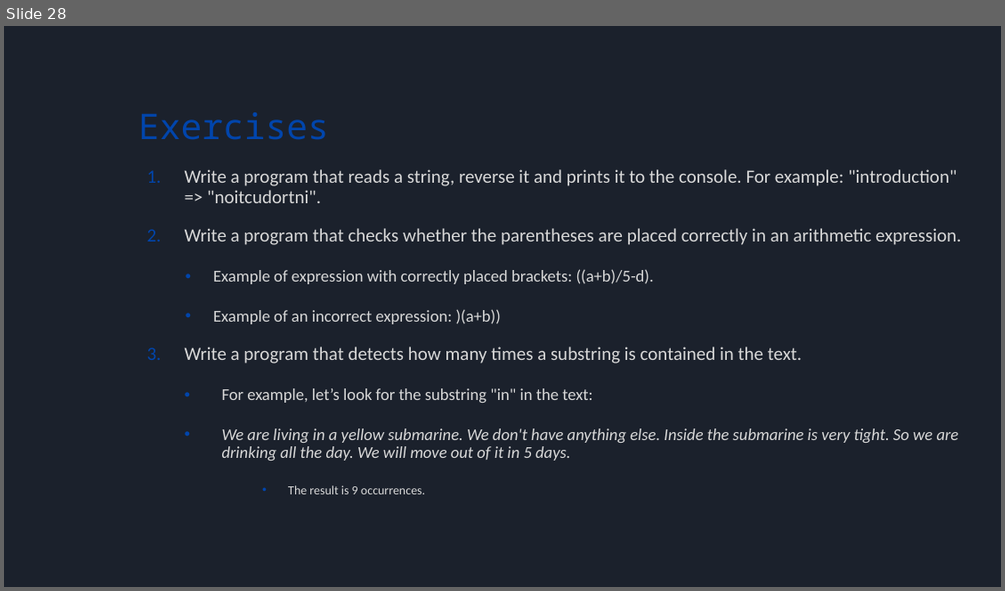
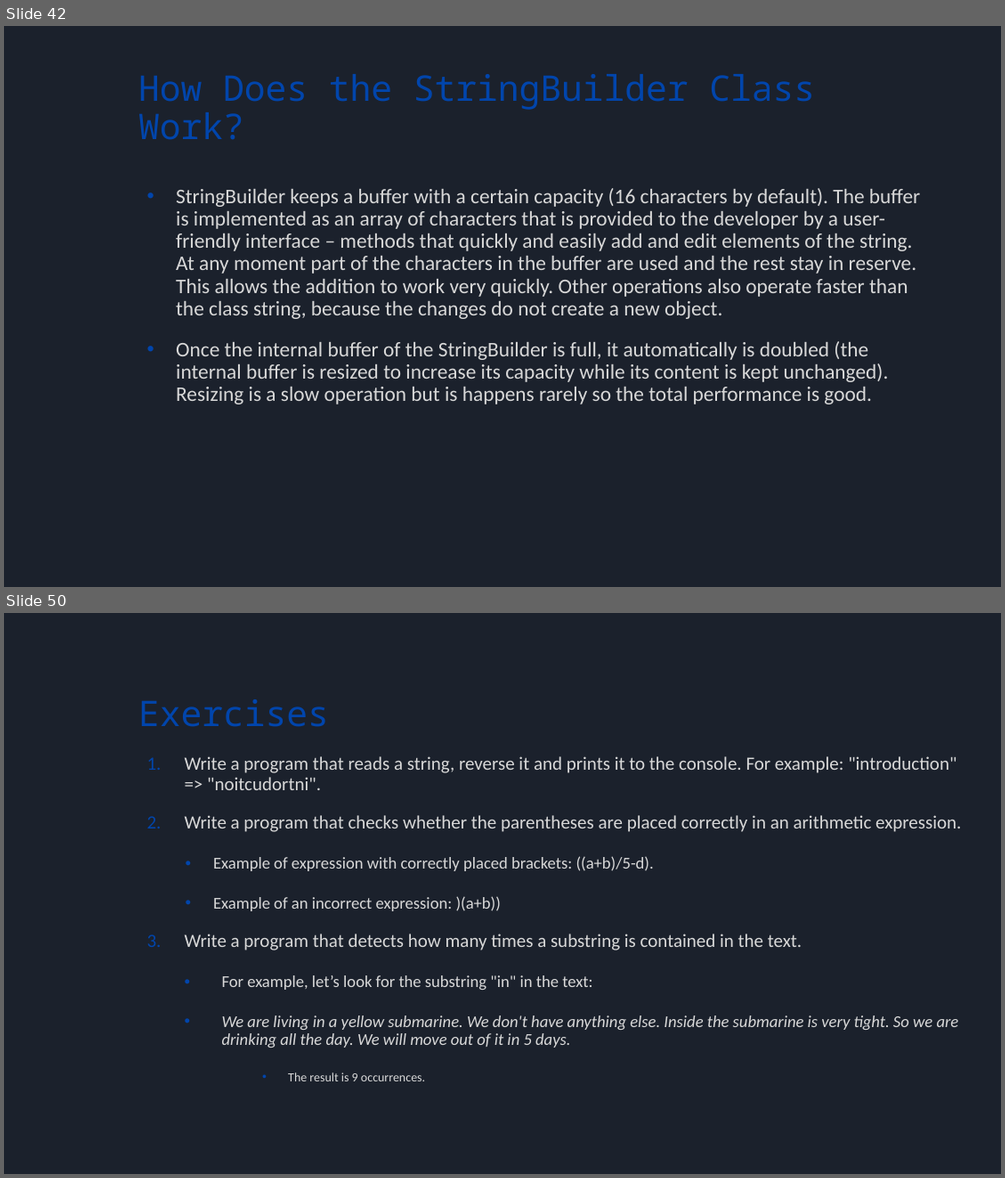
Before and after one commit to bulhard/Principles_Of_Programming, a slide deck: _Presentations/02 Working with strings and texts.pptx. Shown one above the other, each under a label of ours: slide 28 before the commit, slides 42 and 50 after it; the slides between them are not shown. The pictures are 1005x591 and 1005x1178 pixels, drawn with LibreOffice and Linux fonts; fonts in the diff are those of the drawing. Boxes give left, top, right and bottom in pixels: in the first picture for what was removed or moved away, otherwise in the second. Text is boxed around its words. In the diff, an @@ line names an element or a change of style, - is before the commit and + after.

```diff
--- a/_Presentations/02 Working with strings and texts.pptx
+++ b/_Presentations/02 Working with strings and texts.pptx
@@ slide 42 added at (4,26,1001,587), background #1B212C @@
@@ title added at (138,74,815,140), 34 pt, text #0145AC @@
+How Does the StringBuilder Class Work?
@@ text added at (176,188,920,404), 20 pt, text #D8D8D8 @@
+• StringBuilder keeps a buffer with a certain capacity (16 characters by default). The buffer is implemented as an array of characters that is provided to the developer by a user-friendly interface – methods that quickly and easily add and edit elements of the string. At any moment part of the characters in the buffer are used and the rest stay in reserve. This allows the addition to work very quickly. Other operations also operate faster than the class string, because the changes do not create a new object.
+• Once the internal buffer of the StringBuilder is full, it automatically is doubled (the internal buffer is resized to increase its capacity while its content is kept unchanged). Resizing is a slow operation but is happens rarely so the total performance is good.
@@ what was slide 28 is now slide 50 @@
```
Also in this commit, not shown: 21 other slides added, 6 other files.
